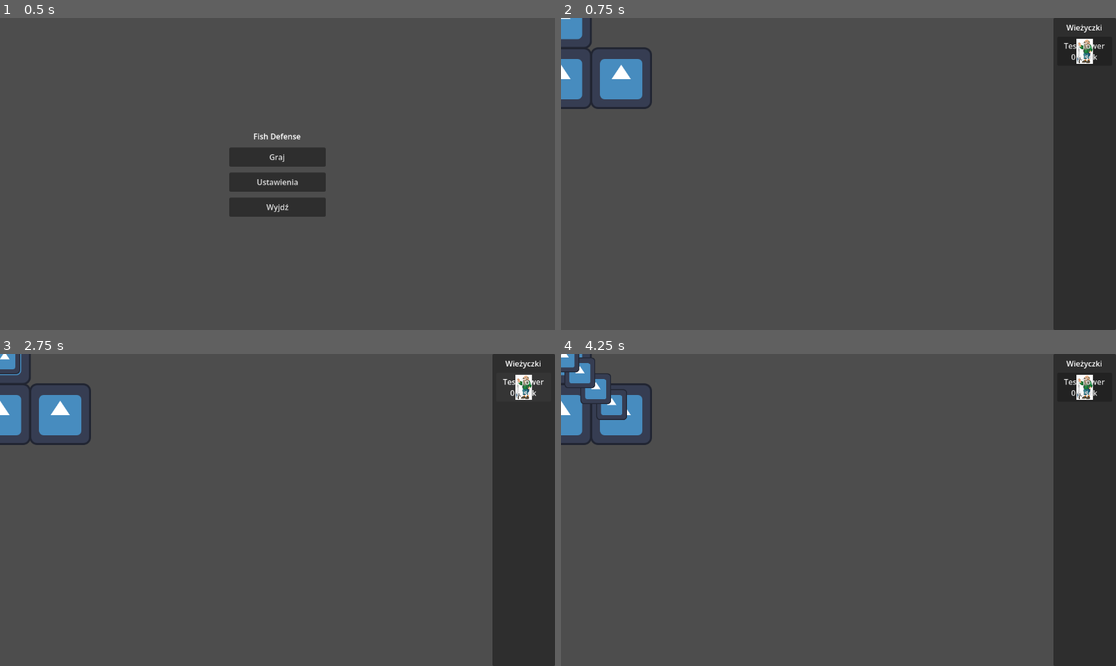
Above: before the commit, frames 1-4 (two rows, left to right).
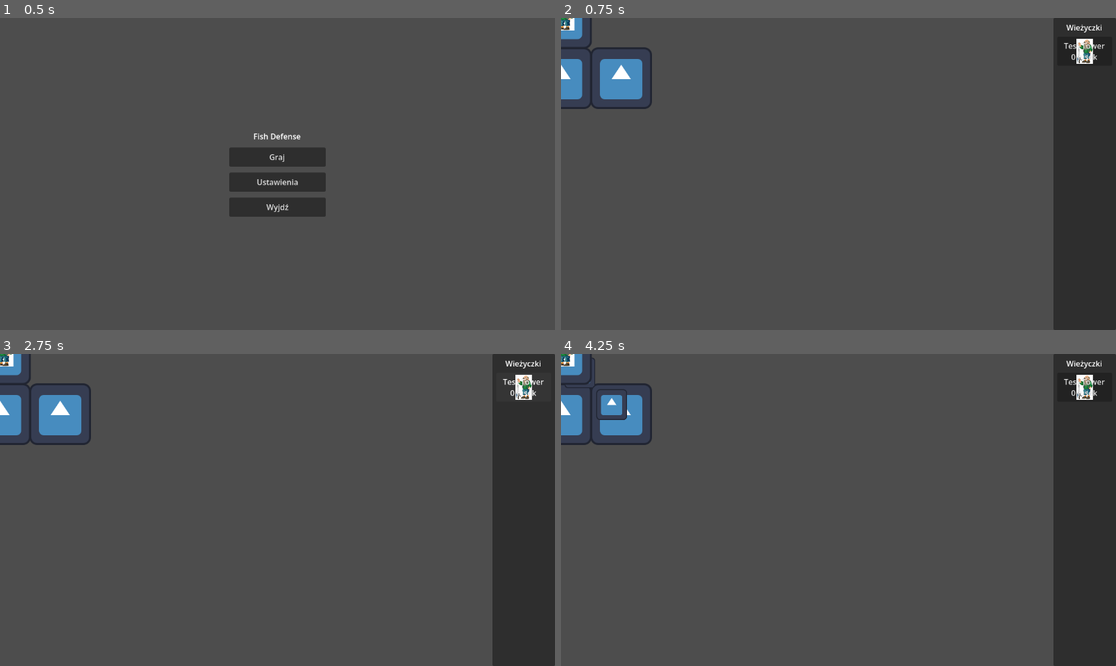
Above: after the commit, the same moments.

Repository: 1p22geo/dzem
Game: Godot game, scene res://scenes/ui/MainMenu.tscn
Same seed, same stepped clock (60 frames per second), same inputs: the game is played once before the commit and once after it. The engine's default icon, where the game draws it, is replaced by a stand-in: a white triangle on a blue panel in a dark square.
Inputs (mouse positions are in pixels of both pictures, inside the frame that each line leads up to):
- Up to frame 1 (0.5 s): no input
- Up to frame 2 (0.75 s): click "Graj" at 0.5 s
- Up to frame 3 (2.75 s): click "Test Tower 0 łusek" at 1.25 s; click "Test Tower 0 łusek" at 2 s
- Up to frame 4 (4.25 s): click "Test Tower 0 łusek" at 2.75 s; move the mouse to (960, 494) at 3.52 s; click (960, 494) at 3.67 s

Frame 1 is identical in both runs. In frame 2, 0.1% of the frame differs, in the area x 0-3%, y 0-5%; in frame 3, 0.2%; in frame 4, 0.7%, in the area x 0-10%, y 0-17%.

Commit message:
now enemies are killed

Diff:
--- a/resources/tower_defs/TestTower.tres
+++ b/resources/tower_defs/TestTower.tres
@@ -9,3 +9,4 @@
 damage = 1.0
 name = "Test Tower"
 range = 150
+fire_delay = 1.0
--- a/scenes/maps/Level1.tscn
+++ b/scenes/maps/Level1.tscn
@@ -16,6 +16,7 @@
 [node name="tiles" type="Node2D" parent="." unique_id=2032513428]
 
 [node name="Platform" parent="tiles" unique_id=1084195734 instance=ExtResource("2_cnp4h")]
+top_level = true
 tower = ExtResource("2_ry3nc")
 
 [node name="Tile2" parent="tiles" unique_id=1954980730 instance=ExtResource("1_ctvf8")]
--- a/scripts/core/Enemy.gd
+++ b/scripts/core/Enemy.gd
@@ -35,6 +35,9 @@
 	if global_position.distance_to(target.global_position) <= 4.0:
 		reached_base.emit(self)
 		queue_free()
+	if hp <= 0:
+		queue_free()
+		print("enemy killed")
 
 
 func _find_base() -> Node2D:
--- a/scripts/core/Tower.gd
+++ b/scripts/core/Tower.gd
@@ -5,6 +5,7 @@
 
 var controller:EnemyController;
 var tower_sprite:Sprite2D;
+var timer = 0
 
 
 func _ready() -> void:
@@ -13,8 +14,11 @@
 
 
 func _process(delta: float) -> void:
-	var closestEnemy:Enemy = FindClosestEnemyToAttack()
-	AttackEnemy(closestEnemy)
+	timer+=delta
+	if timer > tower.fire_delay:
+		timer = 0
+		var closestEnemy:Enemy = FindClosestEnemyToAttack()
+		AttackEnemy(closestEnemy)
 
 func FindClosestEnemyToAttack() -> Enemy:
 	if tower:
@@ -46,3 +50,4 @@
 		if enemy == null:
 			return
 		enemy.hp -= tower.damage
+		print("enemy attacked")
--- a/scripts/core/states/PreparationState.gd
+++ b/scripts/core/states/PreparationState.gd
@@ -11,7 +11,6 @@
 
 func Enter() -> void:
 	timer = controller.waveDefs.preparation_time
-	print(timer)
 
 func Update(delta: float) -> void:
 	timer -= delta
--- a/scripts/core/states/SpawningState.gd
+++ b/scripts/core/states/SpawningState.gd
@@ -16,7 +16,6 @@
 
 func Update(delta: float) -> void:
 	timer -= delta
-	print(timer)
 	if timer > 0.0:
 		return
 	timer = 0.0
--- a/scripts/resource_definitions/TowerType.gd
+++ b/scripts/resource_definitions/TowerType.gd
@@ -8,3 +8,4 @@
 @export var name:String
 @export var cost: int
 @export var range: int
+@export var fire_delay: float
